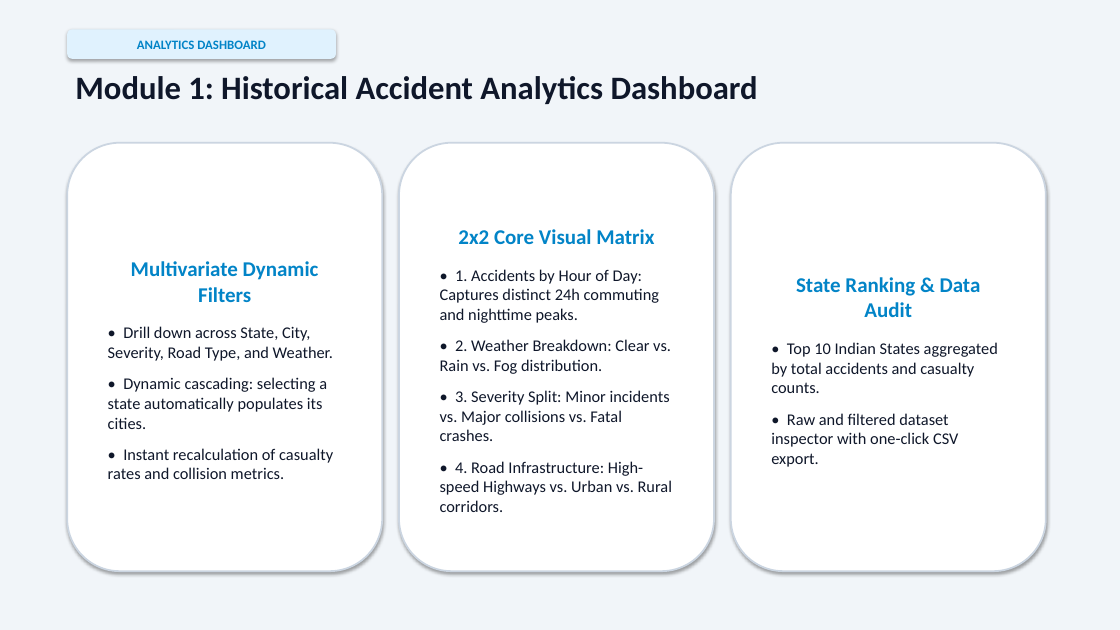
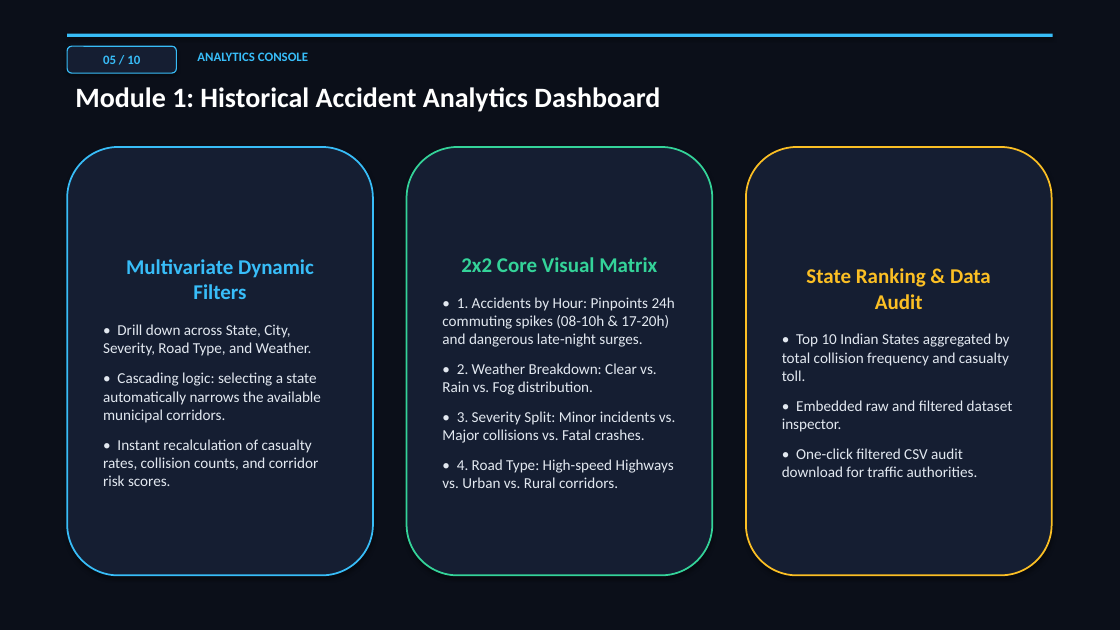
Before and after one commit to igris-bit/Road-Accident-Pattern-Analysis, a slide deck: slide 5 of docs/presentation/Road_Accident_Pattern_Analysis_Presentation.pptx. Drawn at 1120x630 pixels with LibreOffice and Linux fonts; fonts in the diff are those of the drawing. Boxes give left, top, right and bottom in pixels: in the first picture for what was removed or moved away, otherwise in the second. Text is boxed around its words. In the diff, an @@ line names an element or a change of style, - is before the commit and + after.

Commit message:
Redesign PPTX with modern deep obsidian tech theme, strict mathematical alignment, and high-visibility typography

```diff
--- a/docs/presentation/Road_Accident_Pattern_Analysis_Presentation.pptx
+++ b/docs/presentation/Road_Accident_Pattern_Analysis_Presentation.pptx
@@ rectangle at (x1=0, y1=0, x2=1120, y2=630): fill #F1F5F9 to #0B0F19 @@
@@ rounded rectangle removed at (x1=67, y1=29, x2=336, y2=59) @@
-ANALYTICS DASHBOARD
@@ rectangle added at (x1=67, y1=34, x2=1053, y2=37), fill #38BDF8 @@
@@ rounded rectangle added at (x1=67, y1=46, x2=176, y2=73), fill #151E32, outline #38BDF8 1 pt, 11 pt, text #38BDF8, bold @@
+05 / 10
@@ text added at (x1=197, y1=52, x2=308, y2=61), 11 pt, text #38BDF8, bold @@
+ANALYTICS CONSOLE
@@ text "Module 1: Historical Accident Analytics ..." moved from (x1=75, y1=76, x2=758, y2=104) to (x1=75, y1=87, x2=660, y2=112) @@
@@ text "Module 1: Historical Accident Analytics ..." at (x1=75, y1=87, x2=660, y2=112): size 28 to 24 pt, text colour #0F172A to #FFFFFF @@
@@ rounded rectangle "Multivariate Dynamic Filters" resized from (x1=67, y1=143, x2=382, y2=571) to (x1=67, y1=147, x2=373, y2=576) @@
@@ rounded rectangle "Multivariate Dynamic Filters" at (x1=67, y1=147, x2=373, y2=576): fill #FFFFFF to #151E32; outline #CBD5E1 1.5 pt to #38BDF8 1.5 pt @@
@@ rounded rectangle "2x2 Core Visual Matrix" resized from (x1=399, y1=143, x2=714, y2=571) to (x1=407, y1=147, x2=712, y2=576) @@
@@ rounded rectangle "2x2 Core Visual Matrix" at (x1=407, y1=147, x2=712, y2=576): fill #FFFFFF to #151E32; outline #CBD5E1 1.5 pt to #34D399 1.5 pt @@
@@ rounded rectangle "State Ranking & Data Audit" resized from (x1=731, y1=143, x2=1046, y2=571) to (x1=746, y1=147, x2=1052, y2=576) @@
@@ rounded rectangle "State Ranking & Data Audit" at (x1=746, y1=147, x2=1052, y2=576): fill #FFFFFF to #151E32; outline #CBD5E1 1.5 pt to #FBBF24 1.5 pt @@
@@ text in rounded rectangle at (x1=103, y1=259, x2=314, y2=356): text colour #0284C7 to #38BDF8 in "Multivariate Dynamic Filters"; size 14 to 13 pt, text colour #0F172A to #E2E8F0 in "• Drill down across State, City, Severity, ..." @@
@@ text in rounded rectangle at (x1=442, y1=257, x2=676, y2=443): text colour #0284C7 to #34D399 in "2x2 Core Visual Matrix"; size 14 to 13 pt, text colour #0F172A to #E2E8F0 in "• 2. Weather Breakdown: Clear vs. Rain ...", "• 3. Severity Split: Minor incidents vs. ..." @@
@@ text in rounded rectangle at (x1=806, y1=268, x2=991, y2=309): text colour #0284C7 to #FBBF24 in "State Ranking & Data Audit" @@
@@ text in rounded rectangle at (x1=442, y1=297, x2=675, y2=347): text changed; size 14 to 13 pt; text colour #0F172A to #E2E8F0 @@
-• 1. Accidents by Hour of Day: Captures distinct 24h commuting and nighttime peaks.
+• 1. Accidents by Hour: Pinpoints 24h commuting spikes (08-10h & 17-20h) and dangerous late-night surges.
@@ text in rounded rectangle at (x1=782, y1=333, x2=1013, y2=477): text changed; size 14 to 13 pt; text colour #0F172A to #E2E8F0 @@
-• Top 10 Indian States aggregated by total accidents and casualty counts.
-• Raw and filtered dataset inspector with one-click CSV export.
+• Top 10 Indian States aggregated by total collision frequency and casualty toll.
+• Embedded raw and filtered dataset inspector.
+• One-click filtered CSV audit download for traffic authorities.
@@ text in rounded rectangle at (x1=103, y1=372, x2=321, y2=486): text changed; size 14 to 13 pt; text colour #0F172A to #E2E8F0 @@
-• Dynamic cascading: selecting a state automatically populates its cities.
-• Instant recalculation of casualty rates and collision metrics.
+• Cascading logic: selecting a state automatically narrows the available municipal corridors.
+• Instant recalculation of casualty rates, collision counts, and corridor risk scores.
@@ text in rounded rectangle at (x1=442, y1=459, x2=674, y2=488): text changed; size 14 to 13 pt; text colour #0F172A to #E2E8F0 @@
-• 4. Road Infrastructure: High-speed Highways vs. Urban vs. Rural corridors.
+• 4. Road Type: High-speed Highways vs. Urban vs. Rural corridors.
```
Also in this commit, not shown: 9 other slides changed.
